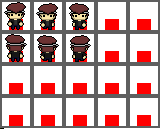
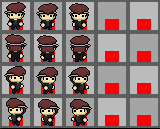
Before/after of a 160 × 129 layered artwork. What changed in the layer stack:
painted on "spritesheet" over [left=4, top=66, right=92, bottom=126]
showed "base" over [left=2, top=2, right=160, bottom=129]
